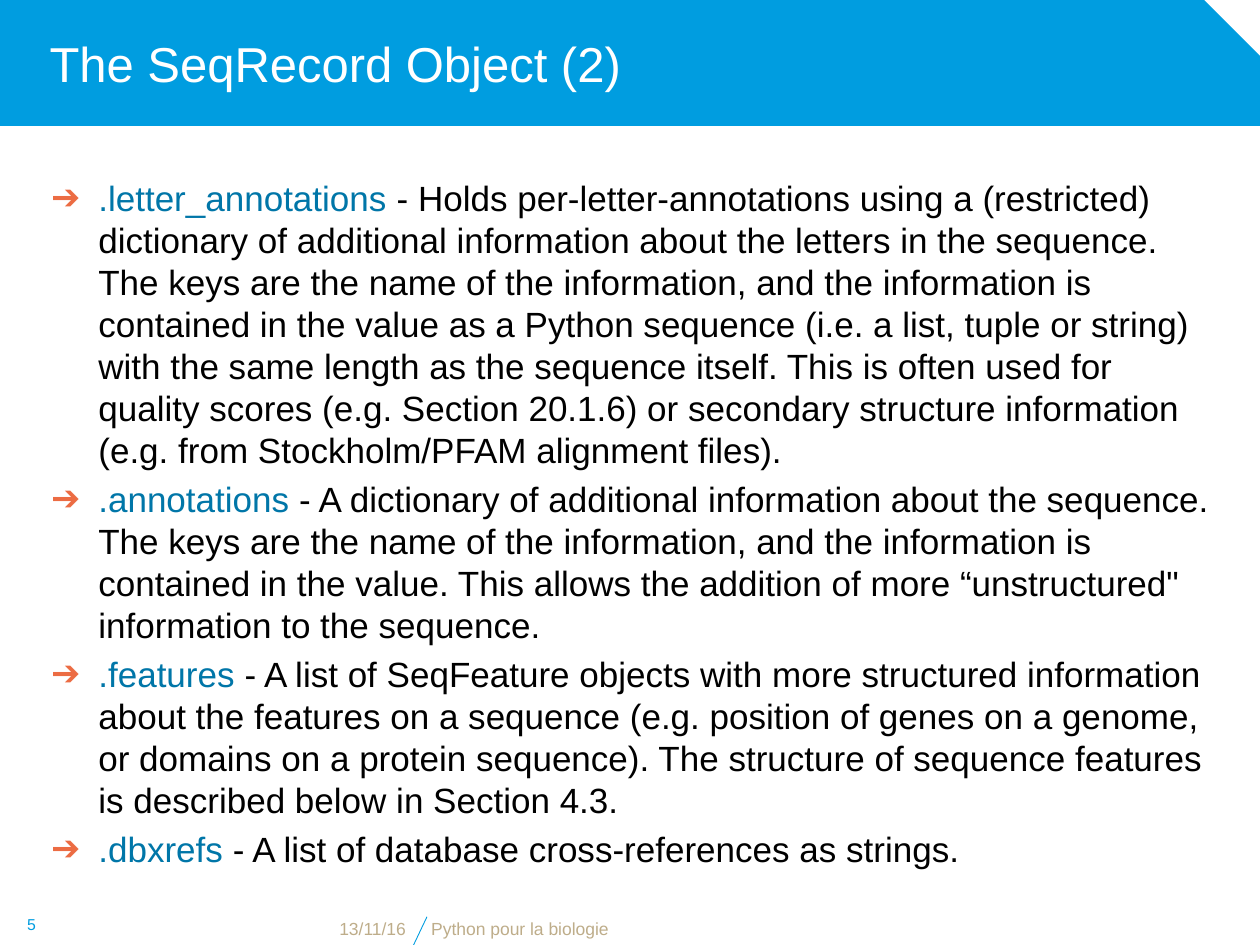
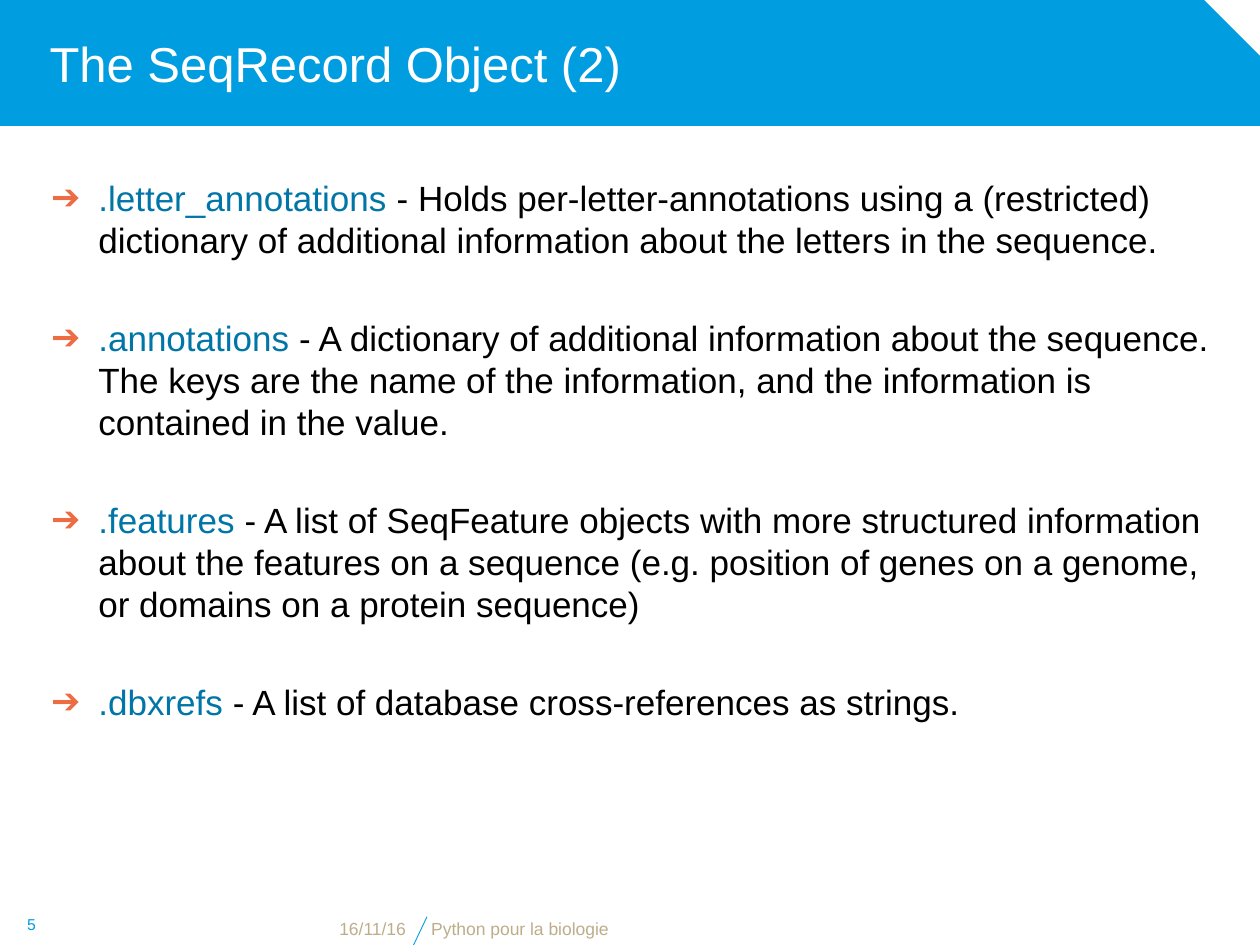
Before and after one commit to bdartigues/python_cnrs_formation, a slide deck: slide 5 of slides/python_biopython_SeqAnnotation_Object.pptx. Drawn at 1260x945 pixels with LibreOffice and Linux fonts; fonts in the diff are those of the drawing; background and template pictures are left out. Boxes give left, top, right and bottom in pixels: in the first picture for what was removed or moved away, otherwise in the second. Text is boxed around its words. In the diff, an @@ line names an element or a change of style, - is before the commit and + after.

```diff
--- a/slides/python_biopython_SeqAnnotation_Object.pptx
+++ b/slides/python_biopython_SeqAnnotation_Object.pptx
@@ text at (x1=98, y1=185, x2=1209, y2=624): text changed @@
-➔ .letter_annotations - Holds per-letter-annotations using a (restricted) dictionary of additional information about the letters in the sequence. The keys are the name of the information, and the information is contained in the value as a Python sequence (i.e. a list, tuple or string) with the same length as the sequence itself. This is often used for quality scores (e.g. Section 20.1.6) or secondary structure information (e.g. from Stockholm/PFAM alignment files).
-➔ .annotations - A dictionary of additional information about the sequence. The keys are the name of the information, and the information is contained in the value. This allows the addition of more “unstructured" information to the sequence.
-➔ .features - A list of SeqFeature objects with more structured information about the features on a sequence (e.g. position of genes on a genome, or domains on a protein sequence). The structure of sequence features is described below in Section 4.3.
+➔ .letter_annotations - Holds per-letter-annotations using a (restricted) dictionary of additional information about the letters in the sequence.
+➔ .annotations - A dictionary of additional information about the sequence. The keys are the name of the information, and the information is contained in the value.
+➔ .features - A list of SeqFeature objects with more structured information about the features on a sequence (e.g. position of genes on a genome, or domains on a protein sequence)
@@ text at (x1=339, y1=922, x2=406, y2=935): text changed @@
-13/11/16
+16/11/16
```
Also in this commit, not shown: 30 other slides changed, 2 slides removed, 8 other files.
